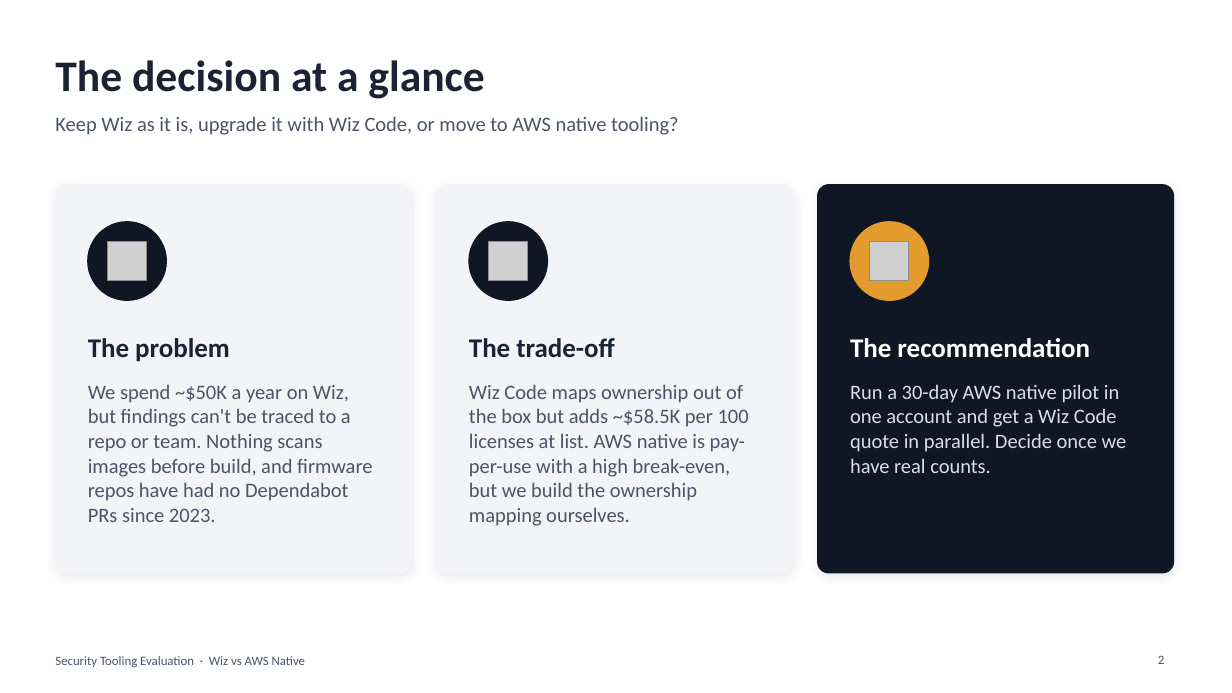
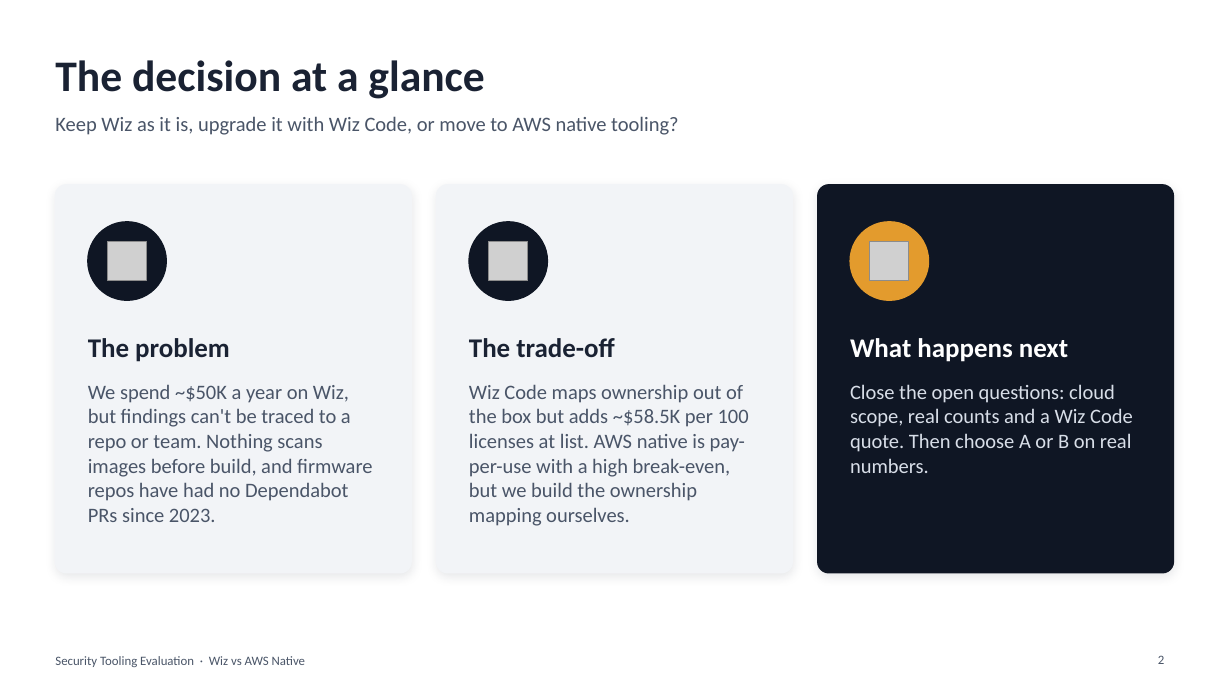
Before and after one commit to ShashikantSingh09/Codes, a slide deck: slide 2 of Security_Tooling_Evaluation_Wiz_vs_AWS_Native.pptx. Drawn at 1232x693 pixels with LibreOffice and Linux fonts; fonts in the diff are those of the drawing; grey boxes stand for pictures. Boxes give left, top, right and bottom in pixels: in the first picture for what was removed or moved away, otherwise in the second. Text is boxed around its words. In the diff, an @@ line names an element or a change of style, - is before the commit and + after.

```diff
--- a/Security_Tooling_Evaluation_Wiz_vs_AWS_Native.pptx
+++ b/Security_Tooling_Evaluation_Wiz_vs_AWS_Native.pptx
@@ text at <box>850,338,1068,362</box>: text changed @@
-The recommendation
+What happens next
@@ text at <box>850,384,1133,473</box>: text changed @@
-Run a 30-day AWS native pilot in one account and get a Wiz Code quote in parallel. Decide once we have real counts.
+Close the open questions: cloud scope, real counts and a Wiz Code quote. Then choose A or B on real numbers.
```
Also in this commit, not shown: 3 other slides changed.
